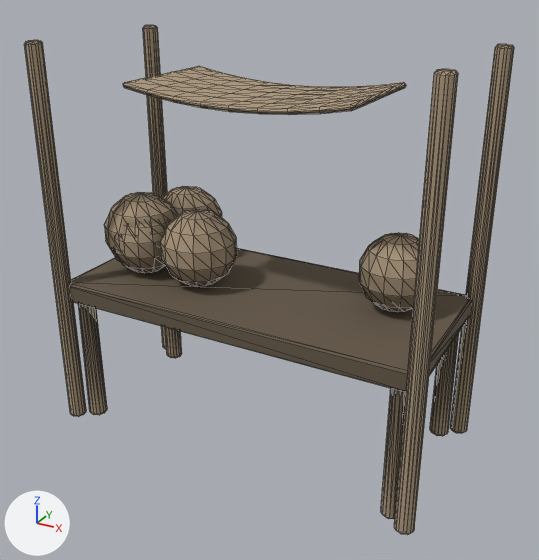
Two versions of the glTF model assets/models/p_stall.glb, one commit apart.
Both versions are drawn from a 50 mm lens placed at (1.95, -3.48, 2.72), pointed at (0.06, -0.04, 1.01). The lights are fixed; the arrows at lower left show +X, +Y and +Z. The first picture is the older version. Mesh edges are drawn as thin lines.

The first picture shows 'stall'.
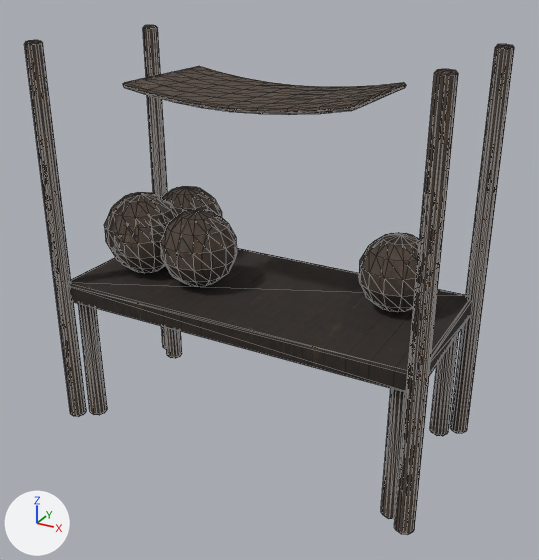
Pixel boxes (x1, y1, x2, y2) of what changed, in the pictures (539 x 560 px):
'stall', surface changed
    both: (25, 25, 514, 535)

Diff of the bpy script that builds the scene:
```diff
--- a/assets/models/p_stall.glb.py
+++ b/assets/models/p_stall.glb.py
@@ img_t_wood_d @@
+img_t_wood_d = load_image('t_wood_d', '_unpacked/t_wood_d', 1024, 1024, 'sRGB')
@@ mat_stall @@
 n2 = _N.new('ShaderNodeMix'); n2.name = 'Mix'
 n2.inputs[0].default_value = 1.0  # 'Factor'
-n2.inputs[7].default_value = (0.42, 0.32, 0.21, 1.0)  # 'B', beige #ad997e
 n3 = _N.new('ShaderNodeVertexColor'); n3.name = 'Color Attribute'
+n4 = _N.new('ShaderNodeTexImage'); n4.name = 'Image Texture'
+n4.image = img_t_wood_d
 _L.new(n0.outputs[0], n1.inputs[0])  # 'BSDF' to 'Surface'
 _L.new(n2.outputs[2], n0.inputs[0])  # 'Result' to 'Base Color'
-_L.new(n3.outputs[0], n2.inputs[6])  # 'Color' to 'A'
+_L.new(n3.outputs[0], n2.inputs[7])  # 'Color' to 'B'
+_L.new(n4.outputs[0], n2.inputs[6])  # 'Color' to 'A'
```
